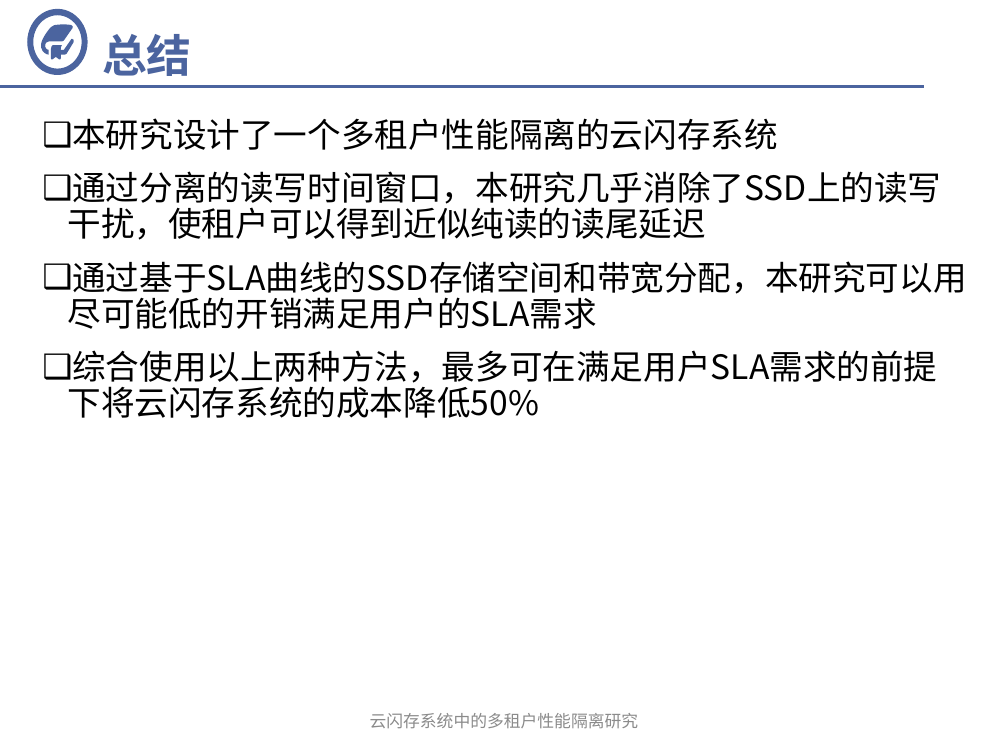
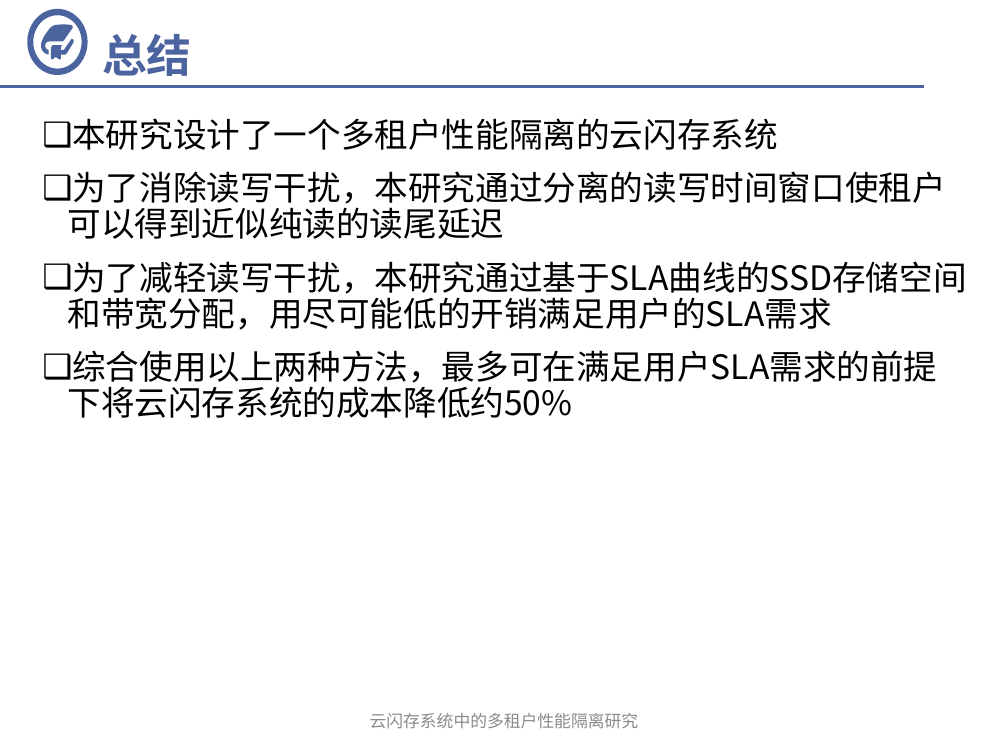
Before and after one commit to fandahao17/undergrad-thesis, a slide deck: slide 17 of 答辩.pptx (slide 16 before the commit). Drawn at 1008x756 pixels with LibreOffice and Linux fonts; fonts in the diff are those of the drawing; background and template pictures are left out. Boxes give left, top, right and bottom in pixels: in the first picture for what was removed or moved away, otherwise in the second. Text is boxed around its words. In the diff, an @@ line names an element or a change of style, - is before the commit and + after.

```diff
--- a/答辩.pptx
+++ b/答辩.pptx
@@ text at bbox=[68, 171, 966, 388]: text changed @@
-❑ 通过分离的读写时间窗口，本研究几乎消除了SSD上的读写干扰，使租户可以得到近似纯读的读尾延迟
-❑ 通过基于SLA曲线的SSD存储空间和带宽分配，本研究可以用尽可能低的开销满足用户的SLA需求
-❑ 综合使用以上两种方法，最多可在满足用户SLA需求的前提下将云闪存系统的成本降低50%
+❑ 为了消除读写干扰，本研究通过分离的读写时间窗口使租户可以得到近似纯读的读尾延迟
+❑ 为了减轻读写干扰，本研究通过基于SLA曲线的SSD存储空间和带宽分配，用尽可能低的开销满足用户的SLA需求
+❑ 综合使用以上两种方法，最多可在满足用户SLA需求的前提下将云闪存系统的成本降低约50%
```
Also in this commit, not shown: 10 other slides changed, 2 slides added, 1 slide removed.
